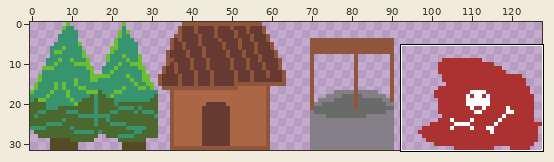
Edited in one commit: pixel-art file (LD35/impact/media/junk.ase). The picture above shows the old version from afar; the outline marks the close-up.
Close-up. Before the commit:
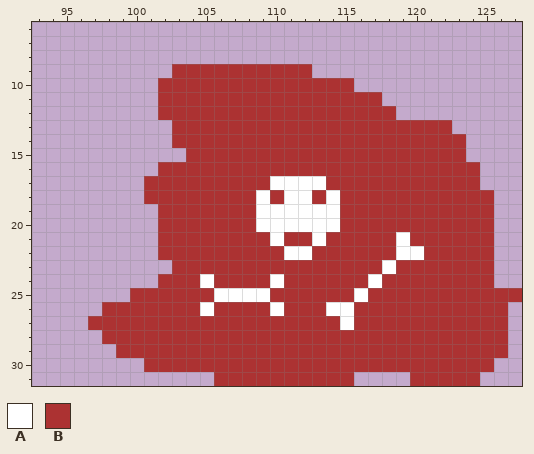
128x32 pixels, 1 frame. Shown: x 93..127, y 6..31.
Palette (. is transparent): A #ffffff  B #ac3232
Now the later version:
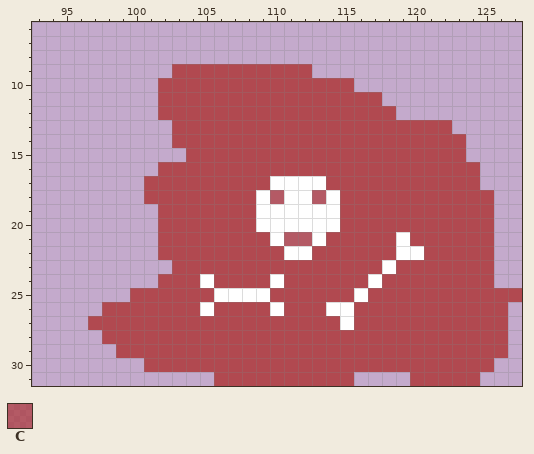
Colours new in this view: C #ac3232aa
Change:
Colour B changes from #ac3232 to #ac3232ce.
The edit turns colour B into colour C in row 18 at x 110 and 113; in row 21 at x 111 to 112.
Changed places in both close-ups, as pixel boxes (x1, y1, x2, y2):
changed: (88, 64, 522, 386)
